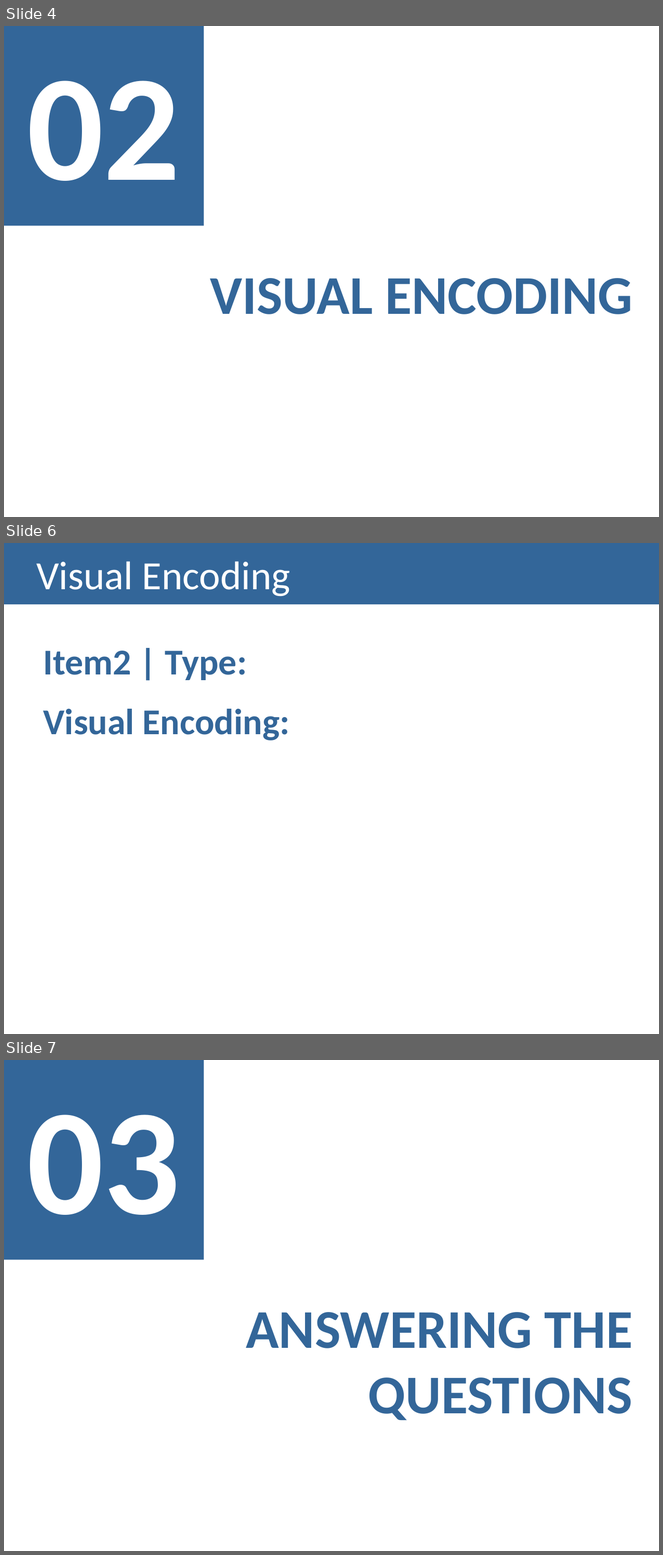
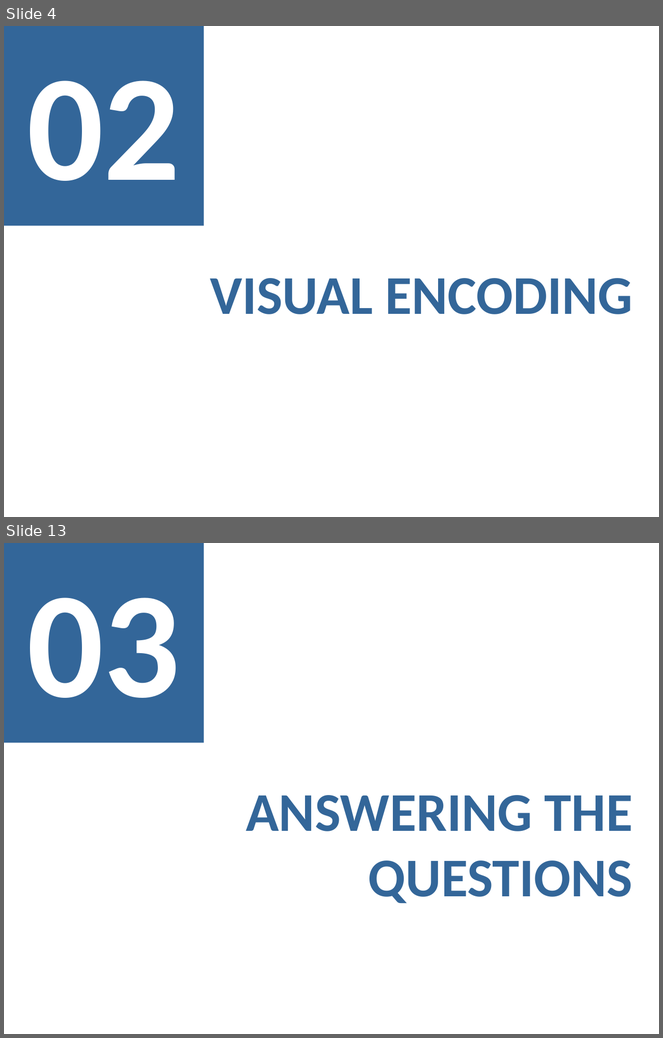
Before and after one commit to isabelSoares/IV-2021, a slide deck: Checkpoints Outline/Checkpoint 3/Checkpoint 3 - G16.pptx. Shown one above the other, each under a label of ours: slides 4, 6 and 7 before the commit, slides 4 and 13 after it; the slides between them are not shown. The pictures are 663x1555 and 663x1038 pixels, drawn with LibreOffice and Linux fonts; fonts in the diff are those of the drawing. Boxes give left, top, right and bottom in pixels: in the first picture for what was removed or moved away, otherwise in the second. Text is boxed around its words. In the diff, an @@ line names an element or a change of style, - is before the commit and + after.

```diff
--- a/Checkpoints Outline/Checkpoint 3/Checkpoint 3 - G16.pptx
+++ b/Checkpoints Outline/Checkpoint 3/Checkpoint 3 - G16.pptx
@@ slide 6 removed at (x1=4, y1=543, x2=659, y2=1034), background #FFFFFF @@
@@ title removed at (x1=4, y1=543, x2=659, y2=604) @@
-Visual Encoding
@@ text removed at (x1=44, y1=651, x2=290, y2=741) @@
-Item2 | Type:
-Visual Encoding:
@@ what was slide 7 is now slide 13 @@
```
Also in this commit, not shown: 24 slides added, 3 other slides removed, 2 other files.
